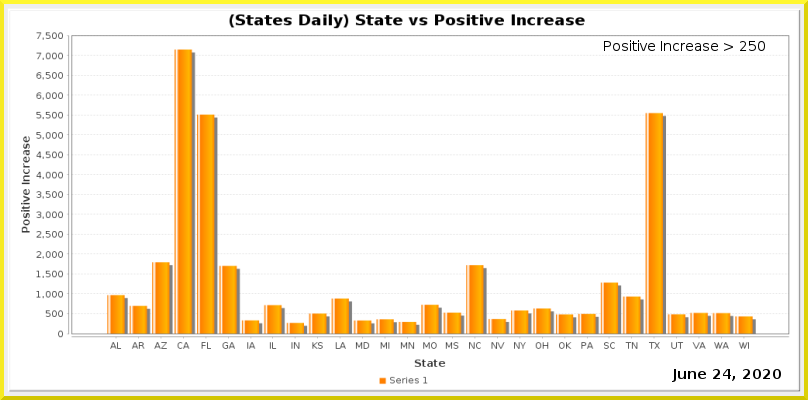
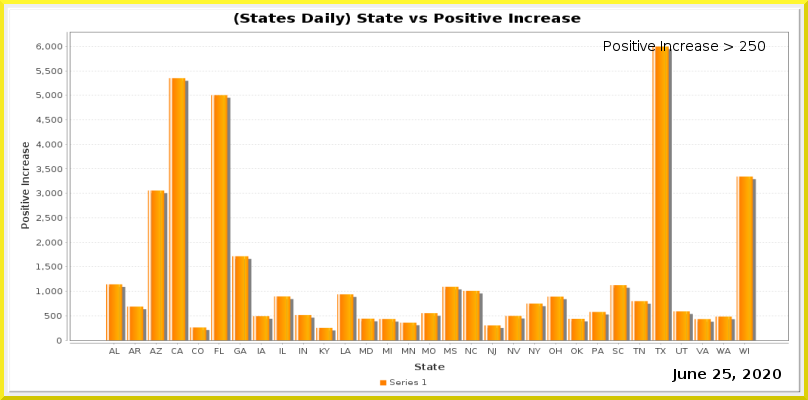
The second 808×400 image is a revision of the first. Changes to its layers:
painted on "Current Date" over [723, 369, 731, 379]
painted on "Date_vs_TestIncrease.png" over [7, 7, 801, 393]
